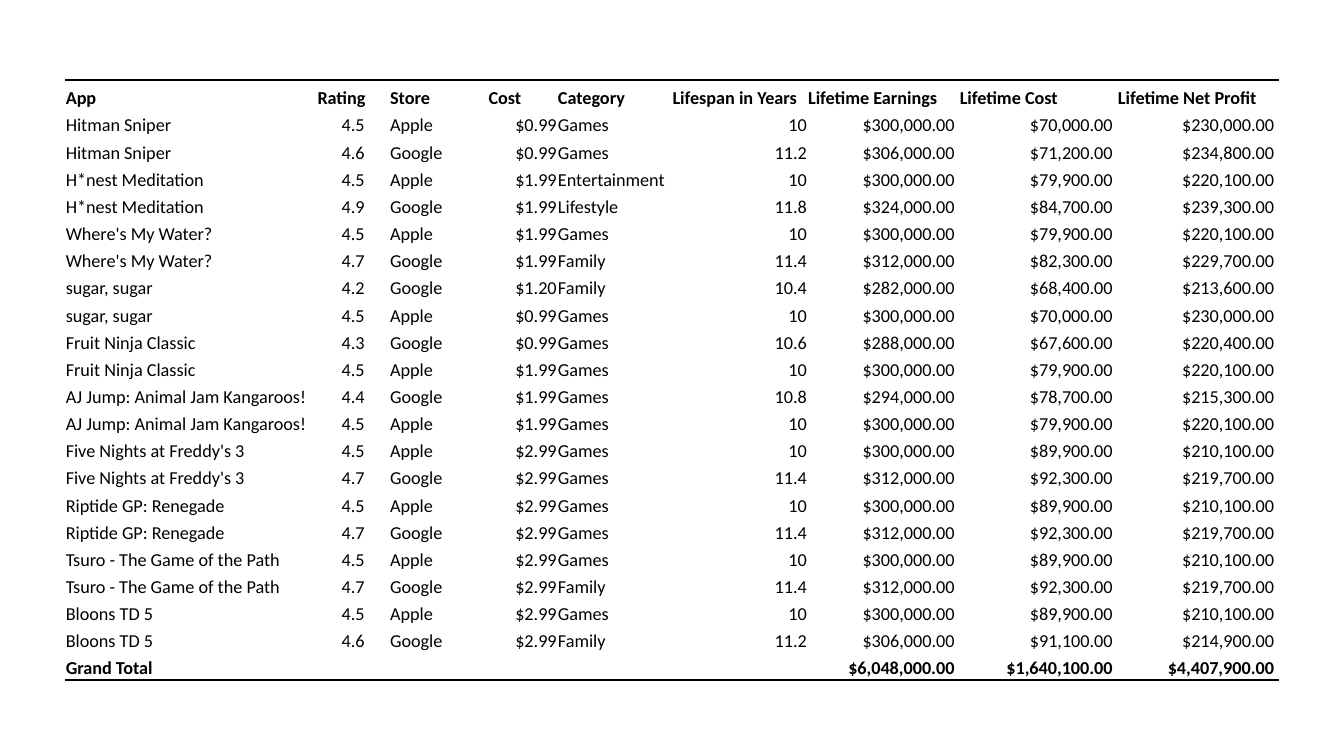
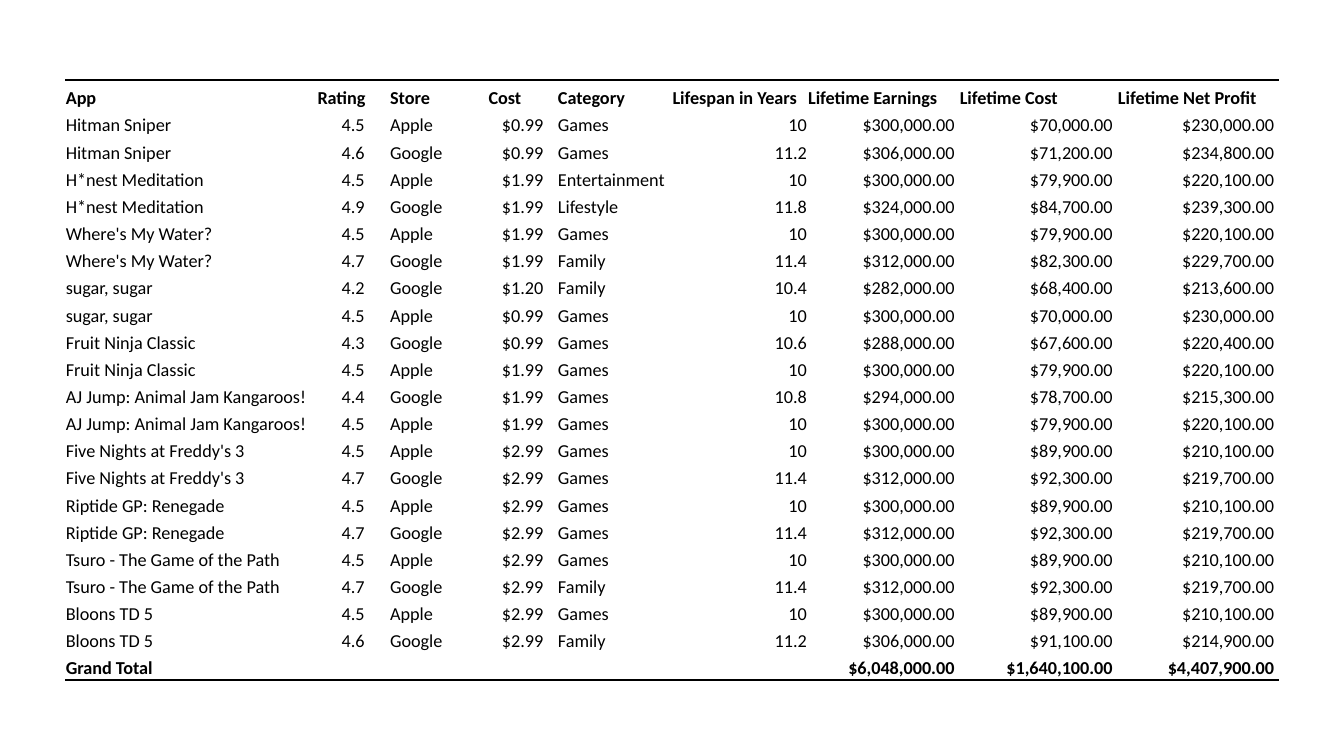
Before and after one commit to ausifer/app-trader-hangry-hagryphi, a slide deck: slide 4 of app_trader_hangry_hagryphi.pptx. Drawn at 1344x756 pixels with LibreOffice and Linux fonts; fonts in the diff are those of the drawing; background and template pictures are left out. Boxes give left, top, right and bottom in pixels: in the first picture for what was removed or moved away, otherwise in the second. Text is boxed around its words. In the diff, an @@ line names an element or a change of style, - is before the commit and + after.

```diff
--- a/app_trader_hangry_hagryphi.pptx
+++ b/app_trader_hangry_hagryphi.pptx
@@ table at bbox=[66, 80, 1281, 684] @@
@@ alignment right to centre @@
```
Also in this commit, not shown: 4 other slides changed, 2 slides added, 2 other files.
